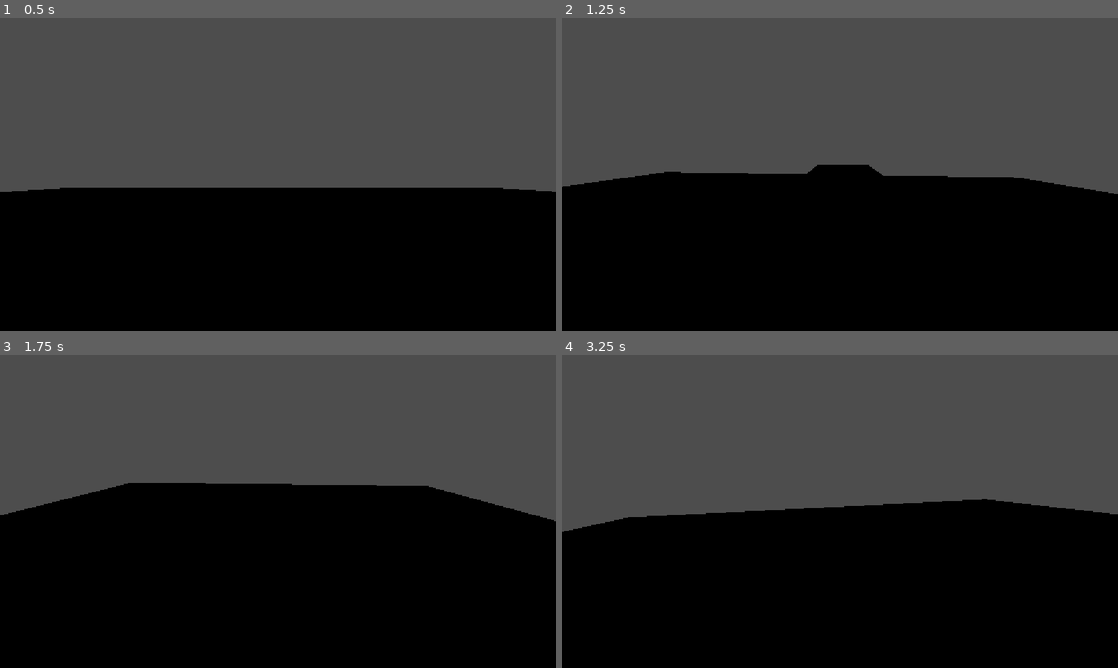
Above: before the commit, frames 1-4 (two rows, left to right).
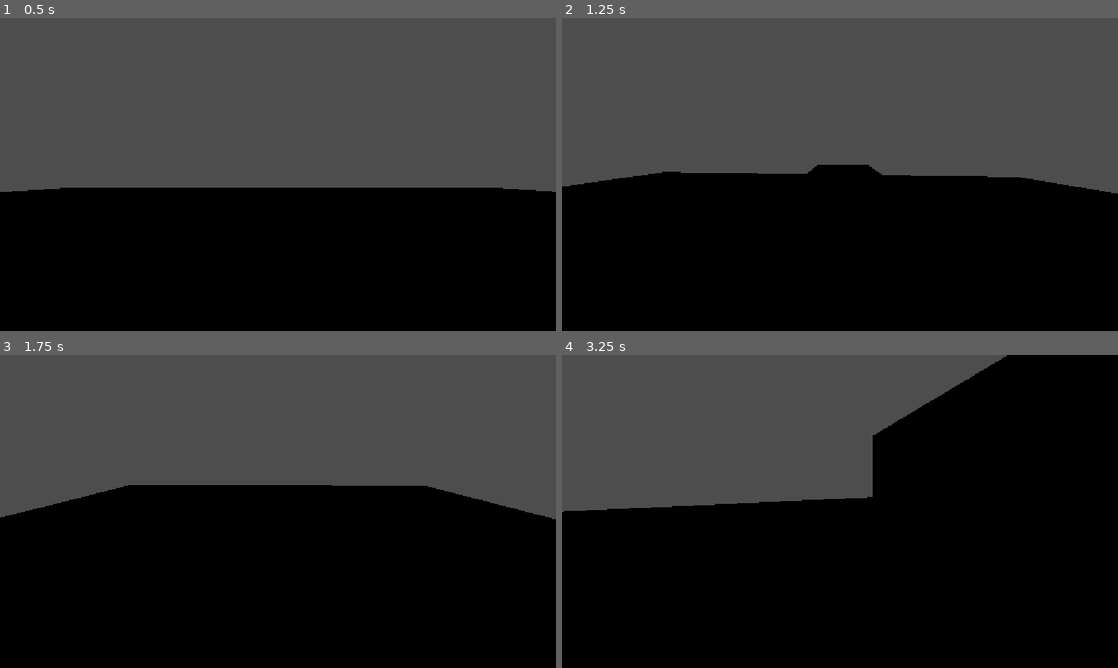
Above: after the commit, the same moments.

Repository: Noa-Uden-H/arcaderacing
Game: Godot game, scene res://Scenes/main.tscn
The game is run twice, just before and just after one commit, with the same random seed, the same clock (stepped at 60 frames per second) and the same inputs.
Inputs:
- Up to frame 1 (0.5 s): no input
- Up to frame 2 (1.25 s): tap Enter at 0.5 s; hold D (right, bound only after the commit) from 0.53 s (still down); tap C (camera) at 0.6 s
- Up to frame 3 (1.75 s): release D (right, bound only after the commit) at 1.28 s; hold Space (brake) from 1.28 s (still down); tap C (camera) at 1.35 s
- Up to frame 4 (3.25 s): release Space (brake) at 2.03 s; hold D (right, bound only after the commit) 2.03-2.78 s; tap C (camera) at 2.1, 2.85 s; hold W (accelerate) from 2.78 s (still down)

Frame 1 is identical in both runs. In frame 2, less than 0.1% of the frame differs, in the area x 0-100%, y 49-57%; in frame 3, 0.4%; in frame 4, 20%, in the area x 0-100%, y 0-57%.

Commit message:
Steering and lowered friction slip

Diff:
--- a/Car/bus.tscn
+++ b/Car/bus.tscn
@@ -48,6 +48,7 @@
 [node name="FR" type="VehicleWheel3D" parent="." unique_id=173740640]
 transform = Transform3D(1, 0, 0, 0, 1, 0, 0, 0, 1, -1.1768306, -1.9410045, 3.1490667)
 wheel_rest_length = 0.3
+wheel_friction_slip = 5.0
 suspension_stiffness = 20000.0
 suspension_max_force = 40000.0
 damping_compression = 400.0
@@ -62,6 +63,7 @@
 [node name="FL" type="VehicleWheel3D" parent="." unique_id=86121759]
 transform = Transform3D(1, 0, 0, 0, 1, 0, 0, 0, 1, 1.17, -1.94, 3.149)
 wheel_rest_length = 0.3
+wheel_friction_slip = 5.0
 suspension_stiffness = 20000.0
 suspension_max_force = 40000.0
 damping_compression = 400.0
@@ -69,13 +71,14 @@
 metadata/_edit_group_ = true
 
 [node name="MeshInstance3D" type="MeshInstance3D" parent="FL" unique_id=535377638]
-transform = Transform3D(-0.5, 0, -4.371139e-08, 0, 0.5, 0, 4.371139e-08, 0, -0.5, 0, 0, 0)
+transform = Transform3D(0.5, 0, 0, 0, 0.5, 0, 0, 0, 0.5, 0, 0, 0)
 material_override = SubResource("StandardMaterial3D_opibm")
 mesh = ExtResource("4_rjd7k")
 
 [node name="RR" type="VehicleWheel3D" parent="." unique_id=957805072]
 transform = Transform3D(1, 0, 0, 0, 1, 0, 0, 0, 1, -1.17, -1.94, -2.6427612)
 wheel_rest_length = 0.3
+wheel_friction_slip = 5.0
 suspension_stiffness = 20000.0
 suspension_max_force = 40000.0
 damping_compression = 400.0
@@ -90,6 +93,7 @@
 [node name="LR" type="VehicleWheel3D" parent="." unique_id=680937839]
 transform = Transform3D(1, 0, 0, 0, 1, 0, 0, 0, 1, 1.17, -1.94, -2.64)
 wheel_rest_length = 0.3
+wheel_friction_slip = 5.0
 suspension_stiffness = 20000.0
 suspension_max_force = 40000.0
 damping_compression = 400.0
@@ -97,7 +101,7 @@
 metadata/_edit_group_ = true
 
 [node name="MeshInstance3D" type="MeshInstance3D" parent="LR" unique_id=2113247357]
-transform = Transform3D(-0.5, 0, -4.371139e-08, 0, 0.5, 0, 4.371139e-08, 0, -0.5, 0, 0, 0)
+transform = Transform3D(0.5, 0, 0, 0, 0.5, 0, 0, 0, 0.5, 0, 0, 0)
 material_override = SubResource("StandardMaterial3D_opibm")
 mesh = ExtResource("4_rjd7k")
 
@@ -111,4 +115,4 @@
 transform = Transform3D(-1, 3.694646e-08, -7.923193e-08, 0, 0.9063077, 0.42261824, 8.742278e-08, 0.42261824, -0.9063077, 0, 10, -20)
 
 [node name="TESTCAM" type="Marker3D" parent="." unique_id=630248962]
-transform = Transform3D(-0.837604, -0.23086701, 0.4950959, 3.5527137e-15, 0.90630764, 0.4226182, -0.5462779, 0.3539867, -0.7591269, 18.24139, 10, -20)
+transform = Transform3D(-0.837604, -0.23086701, 0.4950959, 3.5527137e-15, 0.90630764, 0.4226182, -0.5462779, 0.3539867, -0.7591269, 8.169064, 2.2416706, -3.5118437)
--- a/Car/vehicle.gd
+++ b/Car/vehicle.gd
@@ -1,7 +1,7 @@
 extends VehicleBody3D
 
 const STEER_SPEED: float = 1.0
-const STEER_LIMIT: float = 0.4
+const STEER_LIMIT: float = 0.2
 const BRAKE_STRENGTH: float = 300
 
 @onready var driven_wheels = [$RR,$LR]
@@ -26,6 +26,7 @@
 
 # Called every frame. 'delta' is the elapsed time since the previous frame.
 func _physics_process(delta: float) -> void:
+	#Forward and backward acceleration
 	if Input.is_action_pressed("accelerate"):
 		engine_force = ENGINE_POWER
 	elif Input.is_action_pressed("reverse") and not is_moving_forwards():
@@ -33,14 +34,30 @@
 	else:
 		engine_force = 0
 
+	#Braking
 	if Input.is_action_pressed("brake"):
 		brake = BRAKE_STRENGTH
 	else:
 		brake = 0
 
+	#Steering
+	if Input.is_action_pressed("left"):
+		steer_target = 1
+	elif Input.is_action_pressed("right"):
+		steer_target = -1
+	else:
+		steer_target = 0
+
+	steering = move_toward(steering, steer_target*STEER_LIMIT, STEER_SPEED * delta)
+
+	#Camera
 	if Input.is_action_just_pressed("camera"):
 		current_cam = (current_cam + 1) % len(cams)
 	change_cam(delta)
+
+	#Debug if below platform
+	if global_position.y < -1:
+		print("off")
 
 
 func change_cam(delta) -> void:
--- a/project.godot
+++ b/project.godot
@@ -44,6 +44,18 @@
 "events": [Object(InputEventKey,"resource_local_to_scene":false,"resource_name":"","device":-1,"window_id":0,"alt_press …(191 unchanged characters)…
 ]
 }
+left={
+"deadzone": 0.2,
+"events": [Object(InputEventKey,"resource_local_to_scene":false,"resource_name":"","device":-1,"window_id":0,"alt_pressed":false,"shift_pressed":false,"ctrl_pressed":false,"meta_pressed":false,"pressed":false,"keycode":0,"physical_keycode":65,"key_label":0,"unicode":97,"location":0,"echo":false,"script":null)
+, Object(InputEventKey,"resource_local_to_scene":false,"resource_name":"","device":-1,"window_id":0,"alt_pressed":false,"shift_pressed":false,"ctrl_pressed":false,"meta_pressed":false,"pressed":false,"keycode":0,"physical_keycode":4194319,"key_label":0,"unicode":0,"location":0,"echo":false,"script":null)
+]
+}
+right={
+"deadzone": 0.2,
+"events": [Object(InputEventKey,"resource_local_to_scene":false,"resource_name":"","device":-1,"window_id":0,"alt_pressed":false,"shift_pressed":false,"ctrl_pressed":false,"meta_pressed":false,"pressed":false,"keycode":0,"physical_keycode":68,"key_label":0,"unicode":100,"location":0,"echo":false,"script":null)
+, Object(InputEventKey,"resource_local_to_scene":false,"resource_name":"","device":-1,"window_id":0,"alt_pressed":false,"shift_pressed":false,"ctrl_pressed":false,"meta_pressed":false,"pressed":false,"keycode":0,"physical_keycode":4194321,"key_label":0,"unicode":0,"location":0,"echo":false,"script":null)
+]
+}
 
 [physics]
 
